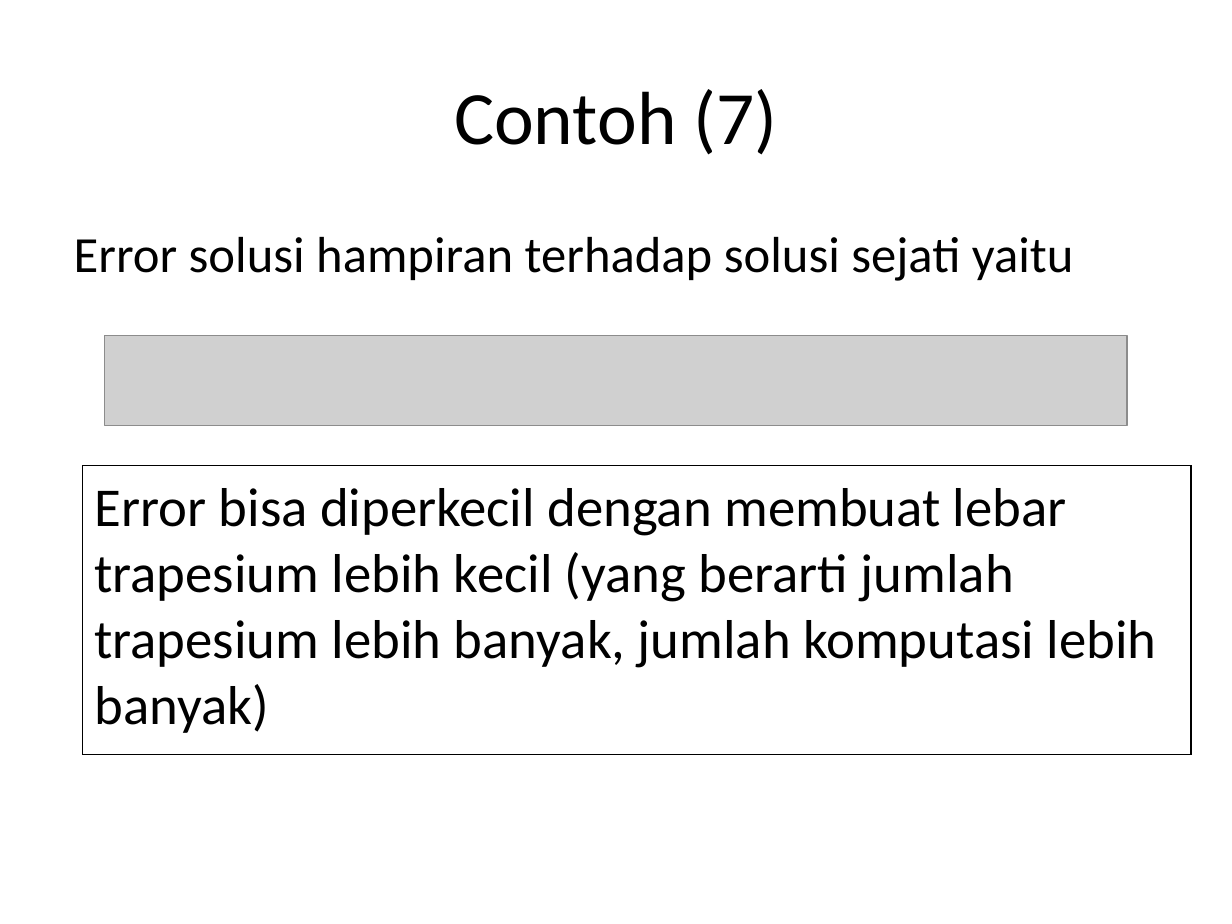
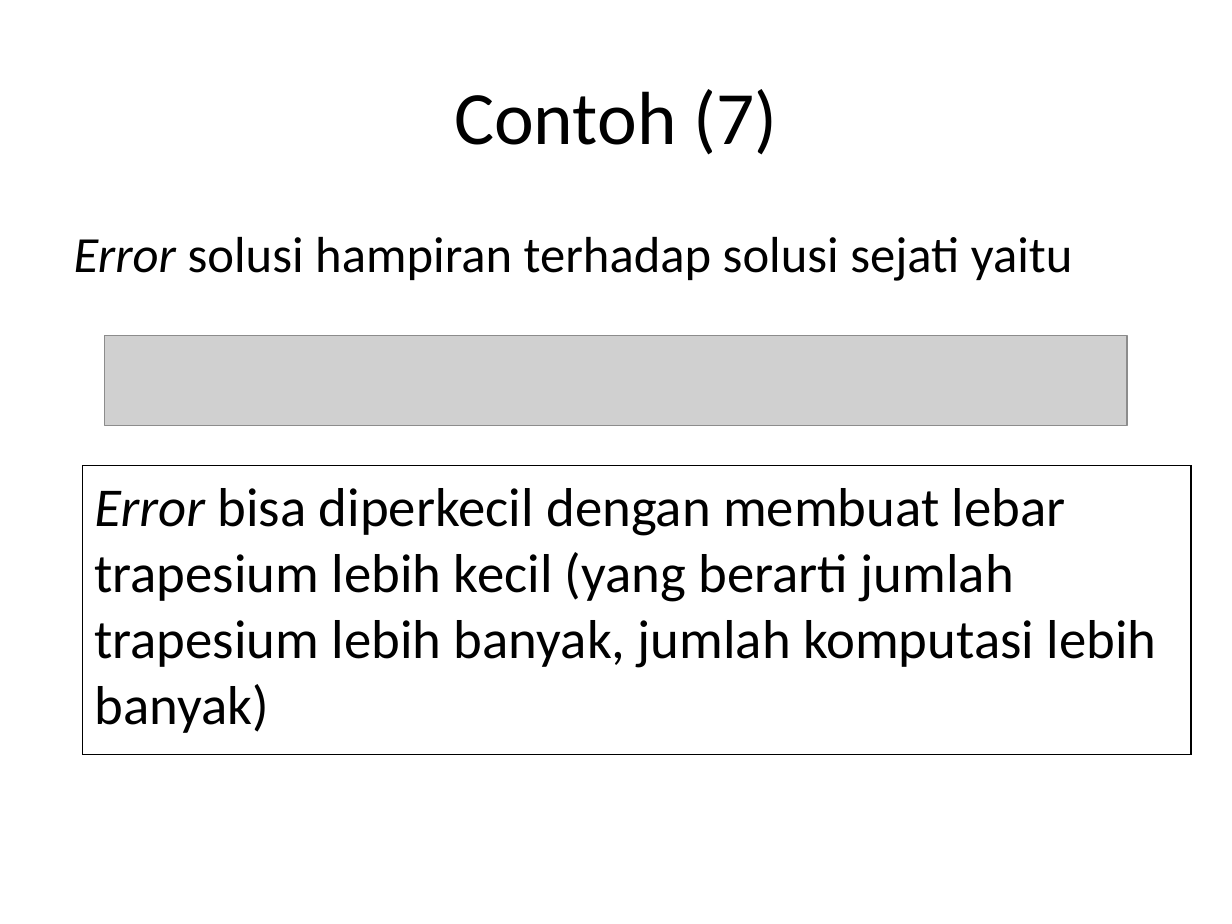
Before and after one commit to miftanurfarid/EL1211_metode_numerik_dan_teknik_komputasi, a slide deck: slide 13 of slides/EL 1211 01 - Pendahuluan.ppt. Drawn at 1232x924 pixels with LibreOffice and Linux fonts; fonts in the diff are those of the drawing; grey boxes stand for pictures. Boxes give left, top, right and bottom in pixels: in the first picture for what was removed or moved away, otherwise in the second. Text is boxed around its words. In the diff, an @@ line names an element or a change of style, - is before the commit and + after.

```diff
--- a/slides/EL 1211 01 - Pendahuluan.ppt
+++ b/slides/EL 1211 01 - Pendahuluan.ppt
@@ text "Error solusi hampiran terhadap solusi ..." at <box>74,237,1073,281</box>: italic on in "Error" @@
@@ rectangle "Error bisa diperkecil dengan membuat ..." at <box>83,466,1191,754</box>: italic on in "Error" @@
```
Also in this commit, not shown: 8 other slides changed, 7 other files.
